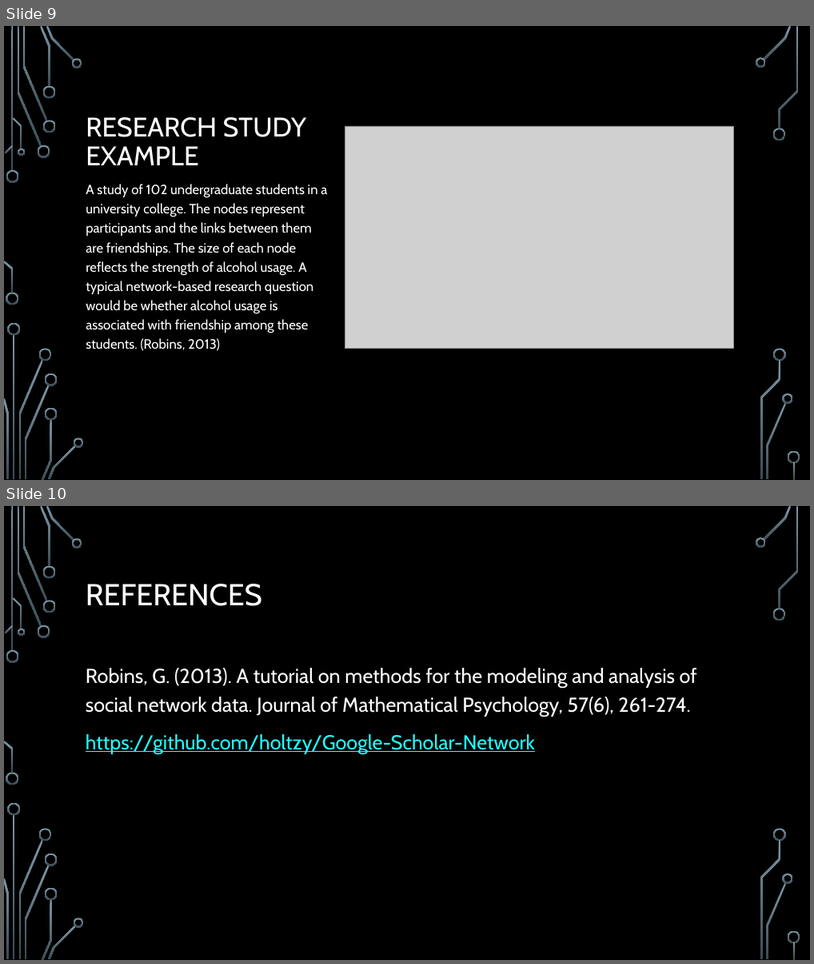
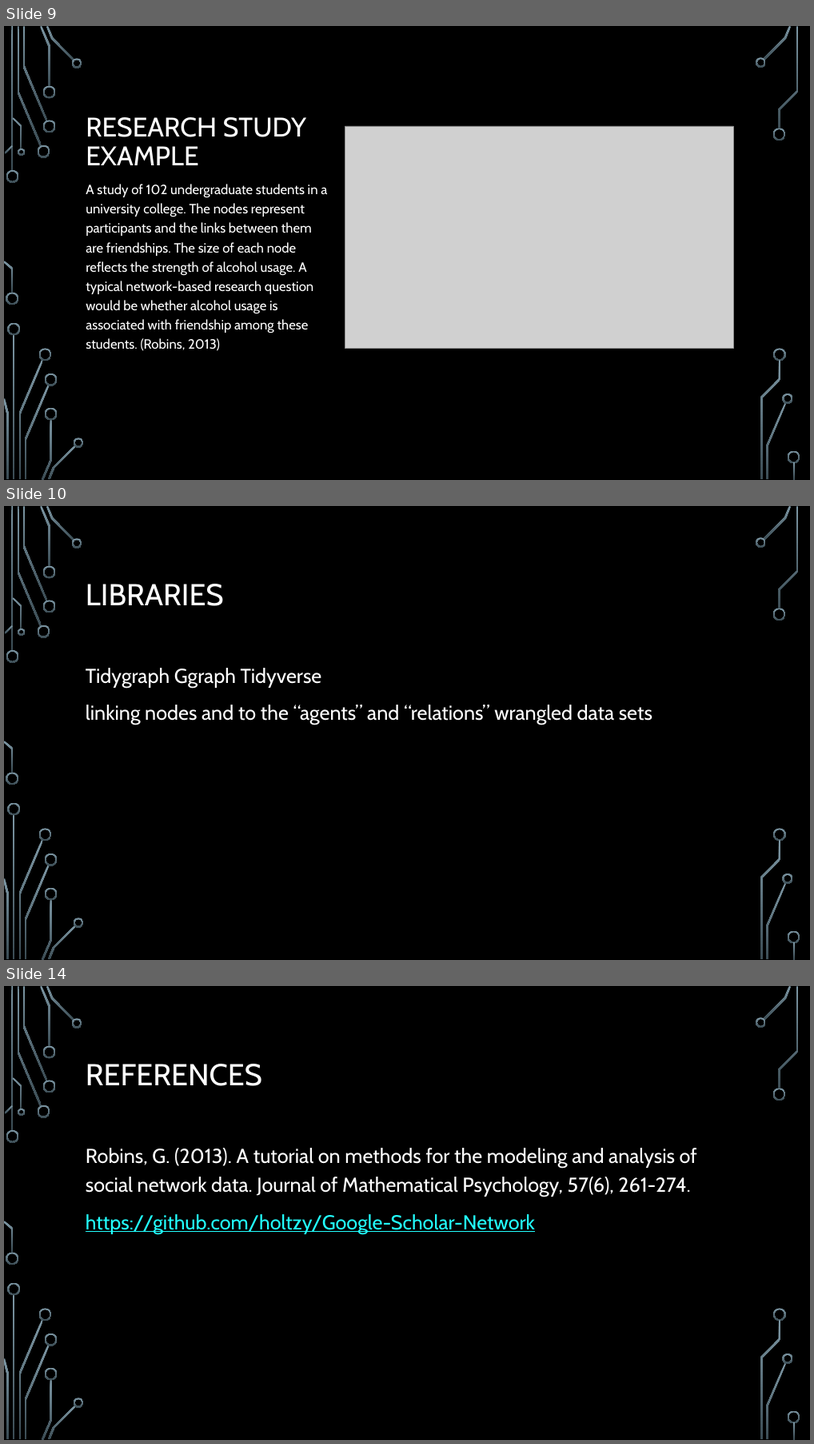
Before and after one commit to intro-to-data-science-22-workshop/07-network-graphs-adbdelsalam-dornelles, a slide deck: presentation.pptx. Shown one above the other, each under a label of ours: slides 9 and 10 before the commit, slides 9, 10 and 14 after it; the slides between them are not shown. The pictures are 814x964 and 814x1444 pixels, drawn with LibreOffice and Linux fonts; fonts in the diff are those of the drawing; grey boxes stand for pictures; background and template pictures are left out. Boxes give left, top, right and bottom in pixels: in the first picture for what was removed or moved away, otherwise in the second. Text is boxed around its words. In the diff, an @@ line names an element or a change of style, - is before the commit and + after.

```diff
--- a/presentation.pptx
+++ b/presentation.pptx
@@ slide 10 added at box(4, 506, 810, 960), background picture (left out); not listed: 36 template elements that a slide beside it also shows @@
@@ title added at box(86, 584, 224, 606), 36 pt, text #FFFFFF @@
+LIBRARIES
@@ text added at box(86, 668, 653, 724), 24 pt, text #FFFFFF @@
+Tidygraph Ggraph Tidyverse
+linking nodes and to the “agents” and “relations” wrangled data sets
@@ what was slide 10 is now slide 14 @@
```
Also in this commit, not shown: 4 slides changed, 4 other slides added, 1 slide removed, 2 other files.
